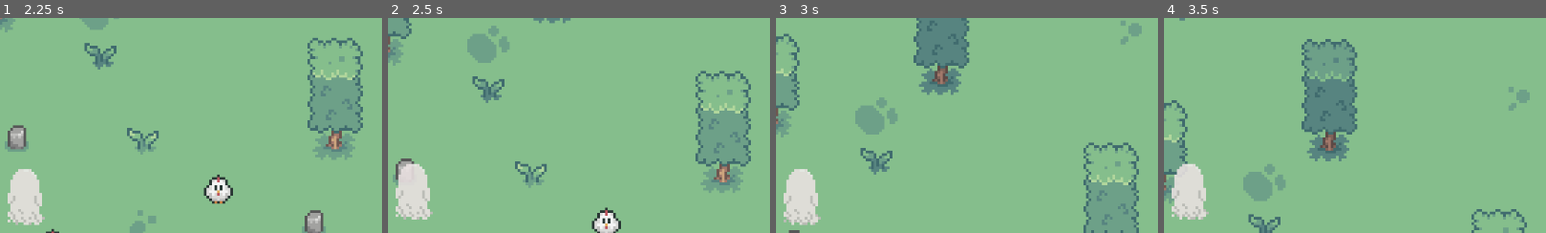
Above: before the commit, frames 1-4 (left to right).
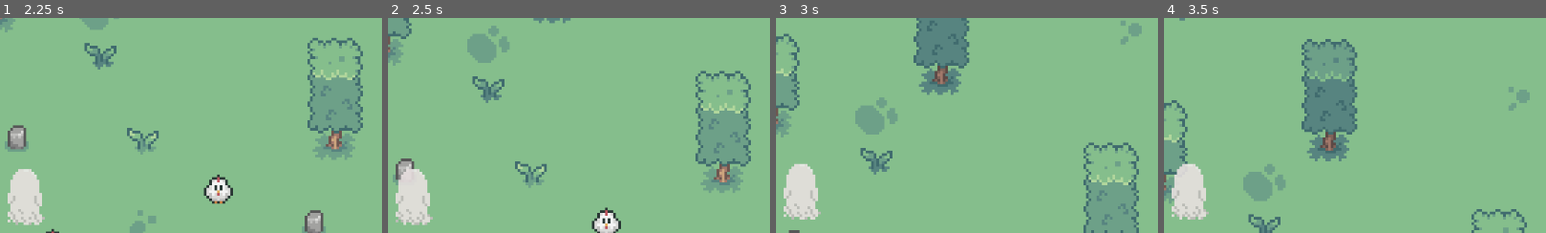
Above: after the commit, the same moments.

Repository: coryo12345/simple-godot-intro
Game: Godot game, scene res://scenes/MainMenu/main_menu.tscn
Same seed, same stepped clock (60 frames per second), same inputs: the game is played once before the commit and once after it.
Inputs (mouse positions are % of the whole screen's width and height, from its top left):
- Up to frame 1 (2.25 s): click (30, 63) at 0.5 s; click "Inv" at 1.25 s; tap Enter at 2 s; move the mouse to (45, 70) at 2.02 s; hold W (move_up) from 2.03 s (still down); tap Space (interact) at 2.1 s; click (45, 70) at 2.17 s
- Up to frame 2 (2.5 s): keep holding W (move_up)
- Up to frame 3 (3 s): keep holding W (move_up); move the mouse to (80, 65) at 2.77 s; tap Shift (sprint) at 2.85 s
- Up to frame 4 (3.5 s): keep holding W (move_up)
The pictures show only the part of the screen within x 47-97%, y 9-59%; the shares and areas given below are measured in that part.

Frame 1 is identical in both runs. In frame 2, 0.7% of the frame differs, in the area x 2-12%, y 67-97%; in frame 3, 0.8%, in the area x 2-12%, y 68-97%; in frame 4, nothing differs.

Commit message:
Update character-animations.tres
ghost_walk_up

Diff:
--- a/assets/character-animations.tres
+++ b/assets/character-animations.tres
@@ -82,19 +82,19 @@
 atlas = ExtResource("1_4djkk")
 region = Rect2(72, 48, 24, 24)
 
-[sub_resource type="AtlasTexture" id="AtlasTexture_phjk0"]
+[sub_resource type="AtlasTexture" id="AtlasTexture_scjjp"]
 atlas = ExtResource("1_4djkk")
 region = Rect2(0, 24, 24, 24)
 
-[sub_resource type="AtlasTexture" id="AtlasTexture_4ftnx"]
+[sub_resource type="AtlasTexture" id="AtlasTexture_7ilv0"]
+atlas = ExtResource("1_4djkk")
+region = Rect2(48, 24, 24, 24)
+
+[sub_resource type="AtlasTexture" id="AtlasTexture_s7j2t"]
 atlas = ExtResource("1_4djkk")
 region = Rect2(24, 24, 24, 24)
 
-[sub_resource type="AtlasTexture" id="AtlasTexture_iv0ur"]
-atlas = ExtResource("1_4djkk")
-region = Rect2(48, 24, 24, 24)
-
-[sub_resource type="AtlasTexture" id="AtlasTexture_k5lcs"]
+[sub_resource type="AtlasTexture" id="AtlasTexture_m5bnw"]
 atlas = ExtResource("1_4djkk")
 region = Rect2(72, 24, 24, 24)
 
@@ -197,16 +197,16 @@
 }, {
 "frames": [{
 "duration": 1.0,
-"texture": SubResource("AtlasTexture_phjk0")
-}, {
-"duration": 1.0,
-"texture": SubResource("AtlasTexture_4ftnx")
-}, {
-"duration": 1.0,
-"texture": SubResource("AtlasTexture_iv0ur")
-}, {
-"duration": 1.0,
-"texture": SubResource("AtlasTexture_k5lcs")
+"texture": SubResource("AtlasTexture_scjjp")
+}, {
+"duration": 1.0,
+"texture": SubResource("AtlasTexture_7ilv0")
+}, {
+"duration": 1.0,
+"texture": SubResource("AtlasTexture_s7j2t")
+}, {
+"duration": 1.0,
+"texture": SubResource("AtlasTexture_m5bnw")
 }],
 "loop": true,
 "name": &"walk_up",
